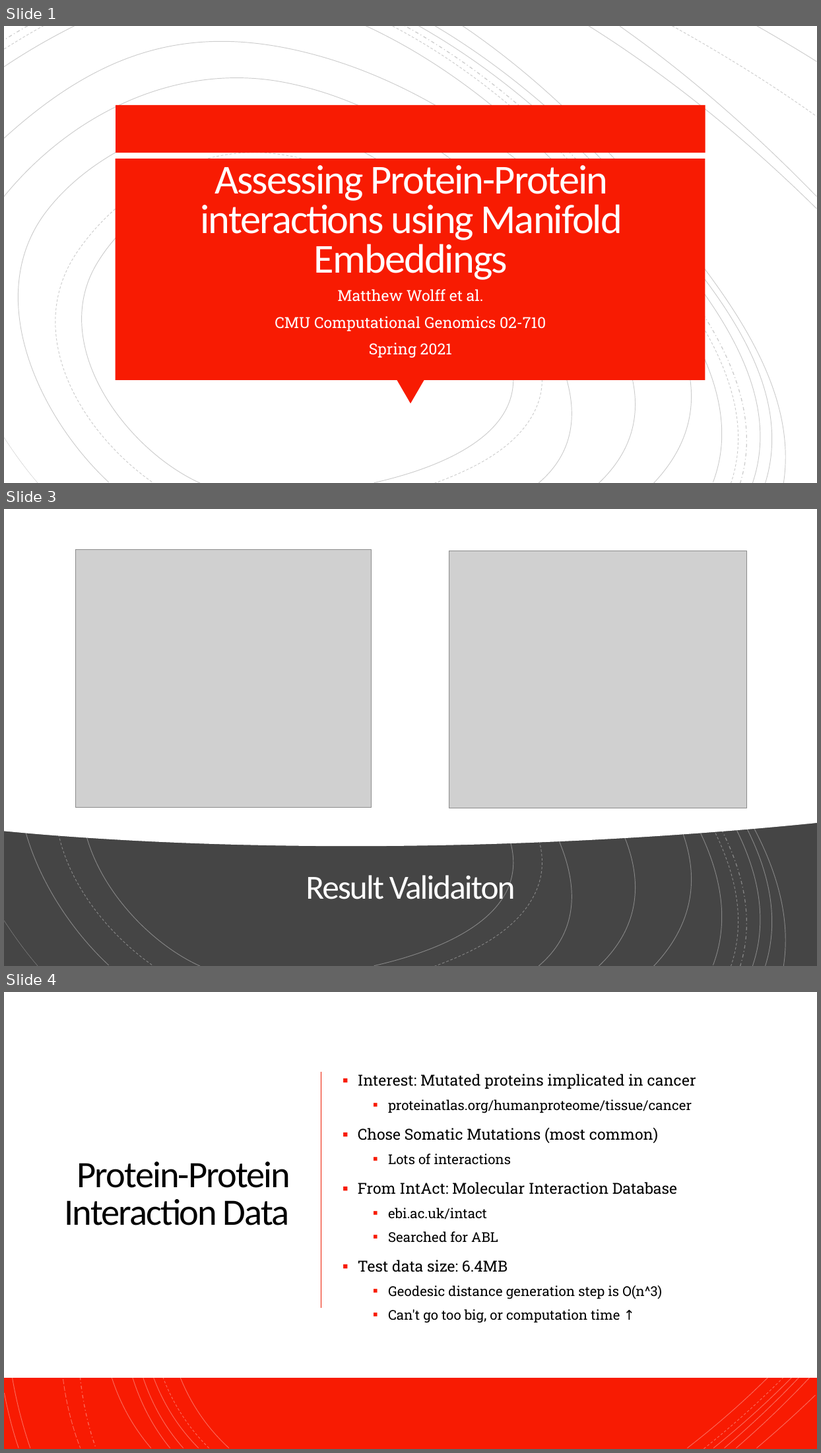
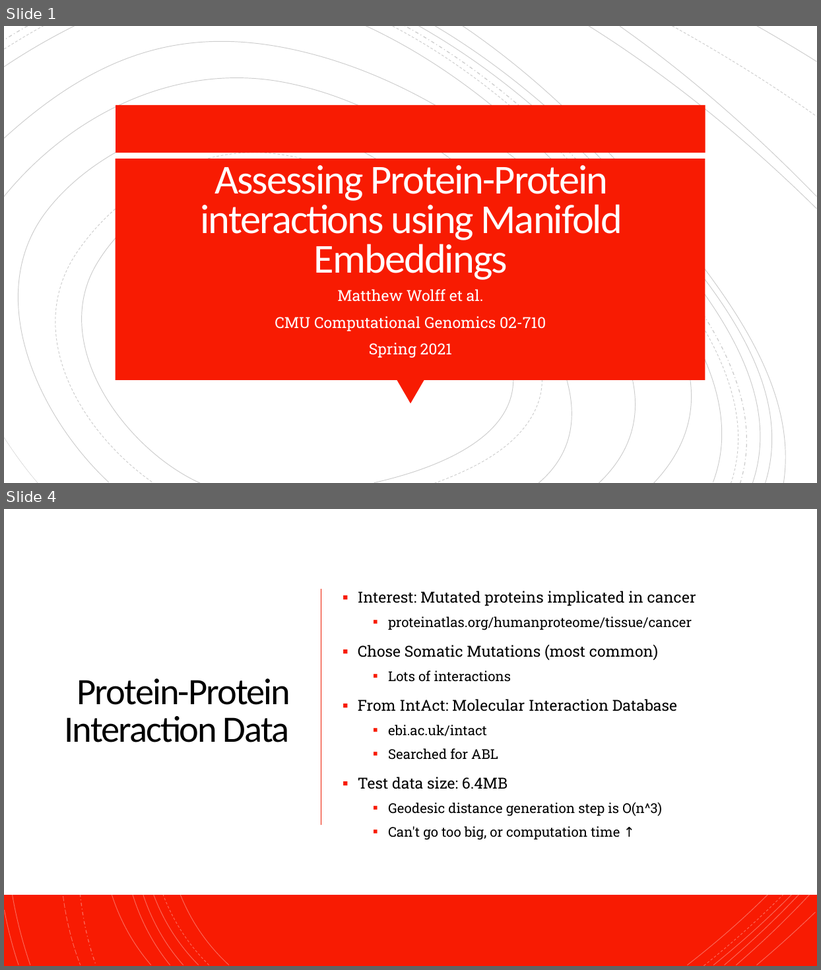
Before and after one commit to MatthewWolff/CMU_Computational_Genomics_Final_Project, a slide deck: poster_presentation.pptx. Shown one above the other, each under a label of ours: slides 1, 3 and 4 before the commit, slides 1 and 4 after it; the slides between them are not shown. The pictures are 821x1453 and 821x970 pixels, drawn with LibreOffice and Linux fonts; fonts in the diff are those of the drawing; grey boxes stand for pictures. Boxes give left, top, right and bottom in pixels: in the first picture for what was removed or moved away, otherwise in the second. Text is boxed around its words. In the diff, an @@ line names an element or a change of style, - is before the commit and + after.

```diff
--- a/poster_presentation.pptx
+++ b/poster_presentation.pptx
@@ slide 3 removed at box(4, 509, 817, 966), background #FFFFFF; not listed: 16 template elements that a slide beside it also shows @@
@@ rectangle removed at box(4, 509, 817, 966) @@
@@ freeform shape removed at box(4, 509, 817, 846) @@
@@ group removed at box(4, 509, 817, 966): 19 freeform shapes @@
@@ group removed at box(4, 509, 817, 966): 19 freeform shapes @@
@@ picture removed at box(76, 550, 371, 808) @@
@@ picture removed at box(450, 551, 748, 809) @@
@@ title removed at box(306, 871, 516, 908) @@
-Result Validaiton
```
Also in this commit, not shown: 3 slides changed, 1 slide added, 1 other file.
